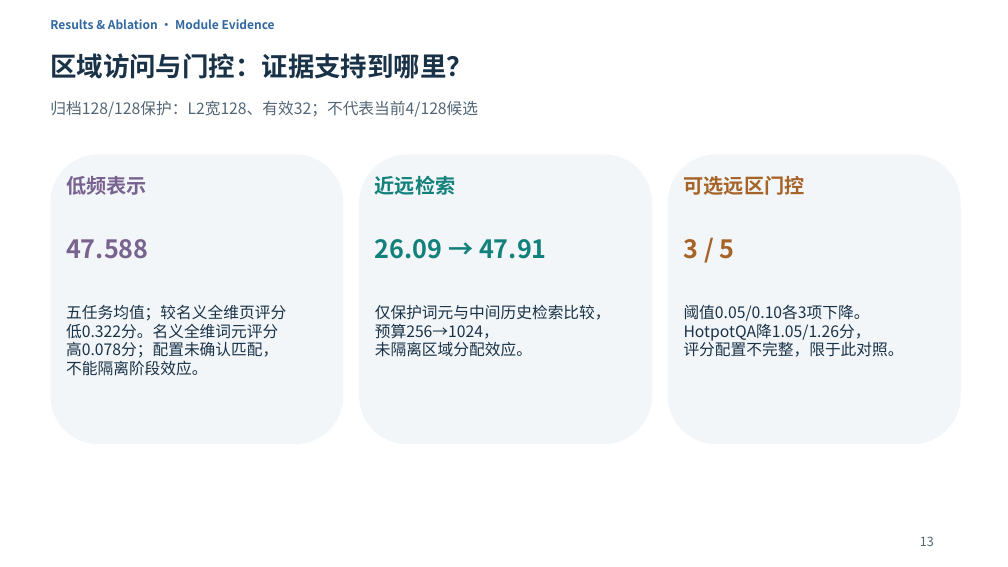
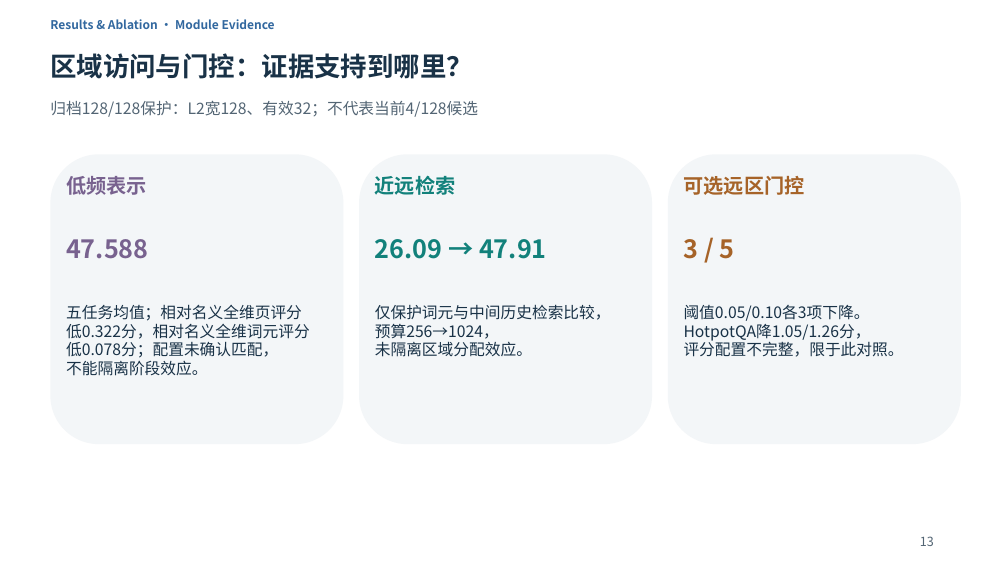
Before and after one commit to Chosen-David/two-level-attention, a slide deck: slide 13 of agent_doc/advice/dac_manuscript/presentation/TwoLevel_UserEdited_20261014.pptx. Drawn at 1008x567 pixels with LibreOffice and Linux fonts; fonts in the diff are those of the drawing. Boxes give left, top, right and bottom in pixels: in the first picture for what was removed or moved away, otherwise in the second. Text is boxed around its words. In the diff, an @@ line names an element or a change of style, - is before the commit and + after.

```diff
--- a/agent_doc/advice/dac_manuscript/presentation/TwoLevel_UserEdited_20261014.pptx
+++ b/agent_doc/advice/dac_manuscript/presentation/TwoLevel_UserEdited_20261014.pptx
@@ text at box(66, 304, 310, 376): text changed @@
-五任务均值；较名义全维页评分
-低0.322分。名义全维词元评分
-高0.078分；配置未确认匹配，
-不能隔离阶段效应。
+五任务均值；相对名义全维页评分
+低0.322分，相对名义全维词元评分
+低0.078分；配置未确认匹配，
+不能隔离阶段效应。
```
Also in this commit, not shown: 4 other slides changed, 17 other files.
